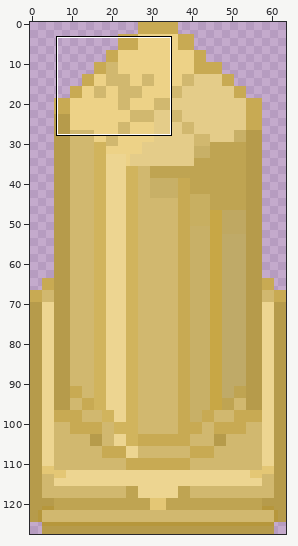
Pixel-art file, stored at aseprite/tilesets/objects/brokenPillarAlt.aseprite. The picture above shows the old version from afar; the outline marks the close-up.
Close-up. Old version:
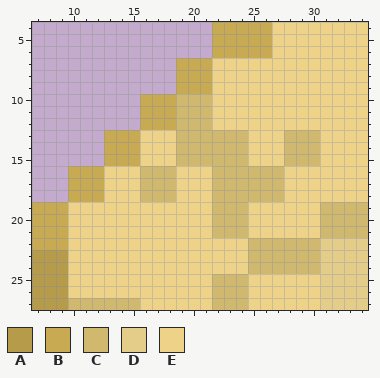
64x128 pixels, 1 frame. Colours within 5 levels of each other are drawn and written as one. Shown: x 7..34, y 4..27.
Palette (. is transparent): A #b69b4b  B #c8aa53  C #d1b86f  D #e4cc89  E #edd287
Pixels before, first column x 7:
 4 ...............BBBBBEEEEEEEE
 5 ...............BBBBBEEEEEEEE
 6 ...............BBBBBEEEEEEEE
 7 ............BBBEEEEEEEEEEEEE
 8 ............BBBEEEEEEEEEEEEE
 9 ............BBBEEEEEEEEEEEEE
10 .........BBBCCCEEEEEEEEEEEEE
11 .........BBBCCCEEEEEEEEEEEEE
12 .........BBBCCCEEEEEEEEEEEEE
13 ......BBBEEECCCCCCEEECCCEEEE
14 ......BBBEEECCCCCCEEECCCEEEE
15 ......BBBEEECCCCCCEEECCCEEEE
16 ...BBBEEECCCEEECCCCCCEEEEEEE
17 ...BBBEEECCCEEECCCCCCEEEEEEE
18 ...BBBEEECCCEEECCCCCCEEEEEEE
19 BBBEEEEEEEEEEEECCCEEEEEECCCC
20 BBBEEEEEEEEEEEECCCEEEEEECCCC
21 BBBEEEEEEEEEEEECCCEEEEEECCCC
22 BBBEEEEEEEEEEEEEEECCCCCCDDDD
23 AAAEEEEEEEEEEEEEEECCCCCCDDDD
24 AAAEEEEEEEEEEEEEEECCCCCCDDDD
25 AAAEEEEEEEEEEEECCCEEEEEEDDDD
26 AAAEEEEEEEEEEEECCCEEEEEEDDDD
27 AAACCCCCCEEEEEECCCEEEEEEDDDD
The same view after the edit:
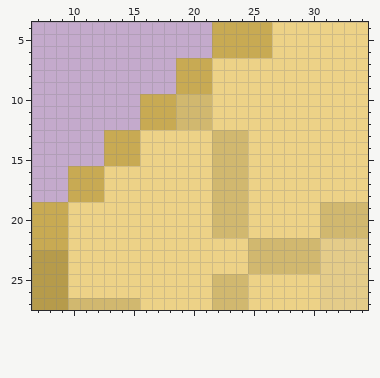
Diff:
y 13..15: x 19..21 CCC -> EEE; x 28..30 CCC -> EEE
y 16..18: x 16..18 CCC -> EEE; x 25..27 CCC -> EEE
Pixel boxes of the changes (left, top, right, bottom) in both close-ups:
changed: (140, 130, 212, 202)
changed: (248, 130, 320, 202)
